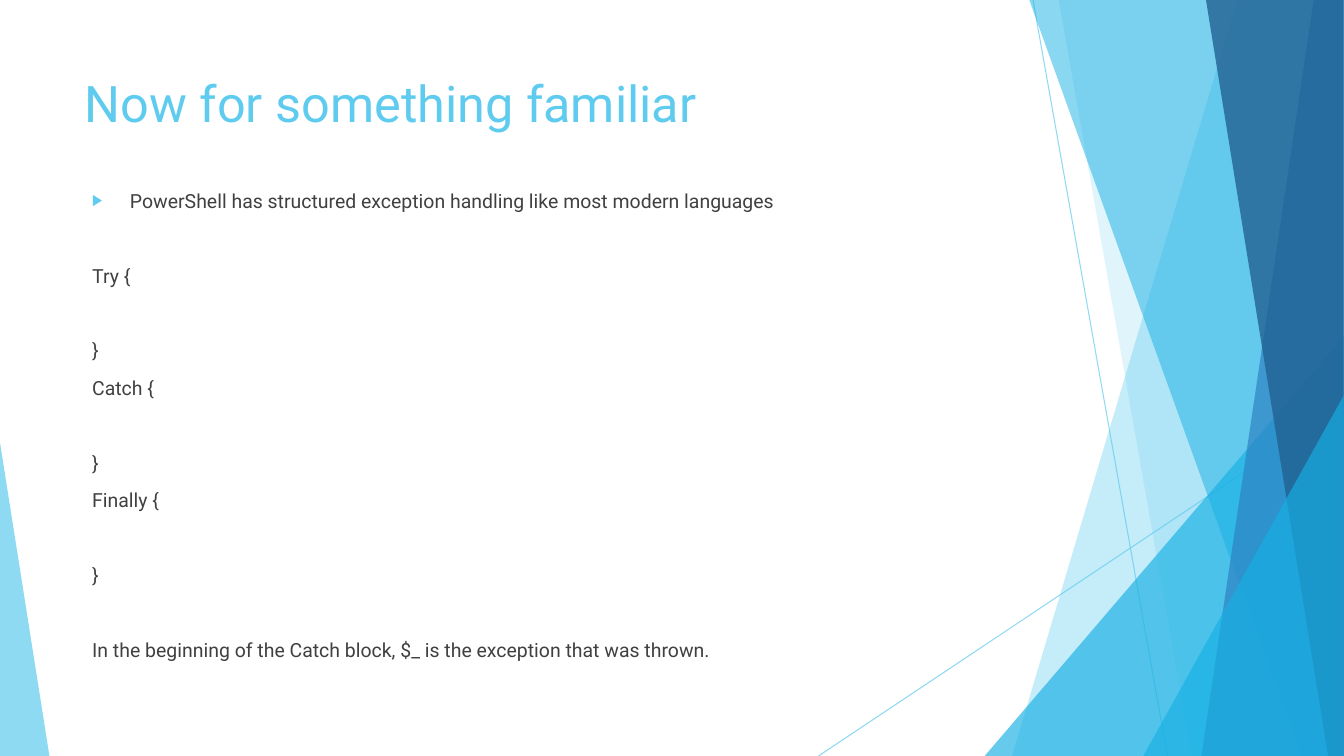
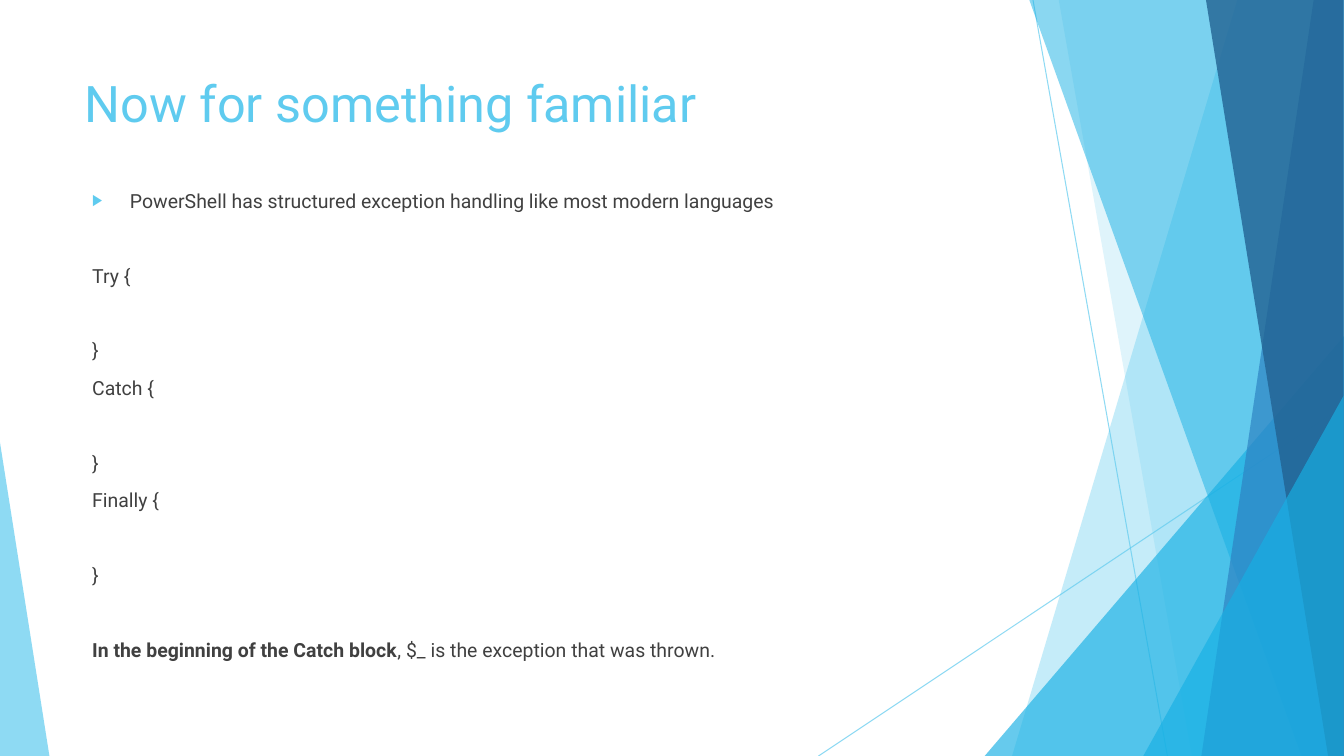
Before and after one commit to MikeShepard/Documents, a slide deck: slide 6 of PowerShell Error Handling.pptx. Drawn at 1344x756 pixels with LibreOffice and Linux fonts; fonts in the diff are those of the drawing. Boxes give left, top, right and bottom in pixels: in the first picture for what was removed or moved away, otherwise in the second. Text is boxed around its words. In the diff, an @@ line names an element or a change of style, - is before the commit and + after.

Commit message:
Updated

```diff
--- a/PowerShell Error Handling.pptx
+++ b/PowerShell Error Handling.pptx
@@ text at <box>92,642,715,661</box>: bold on in "In the beginning of the Catch block," @@
```
Also in this commit, not shown: 1 other slide changed, 1 slide added.
